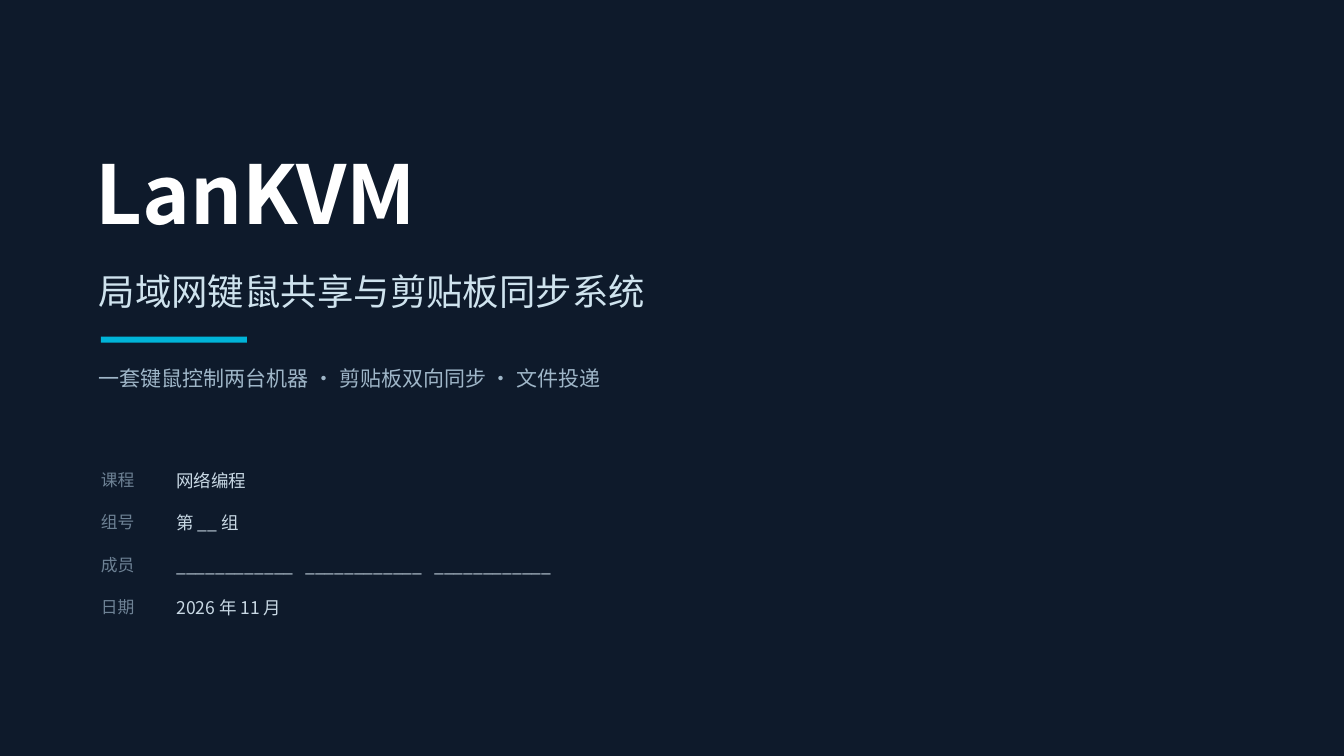
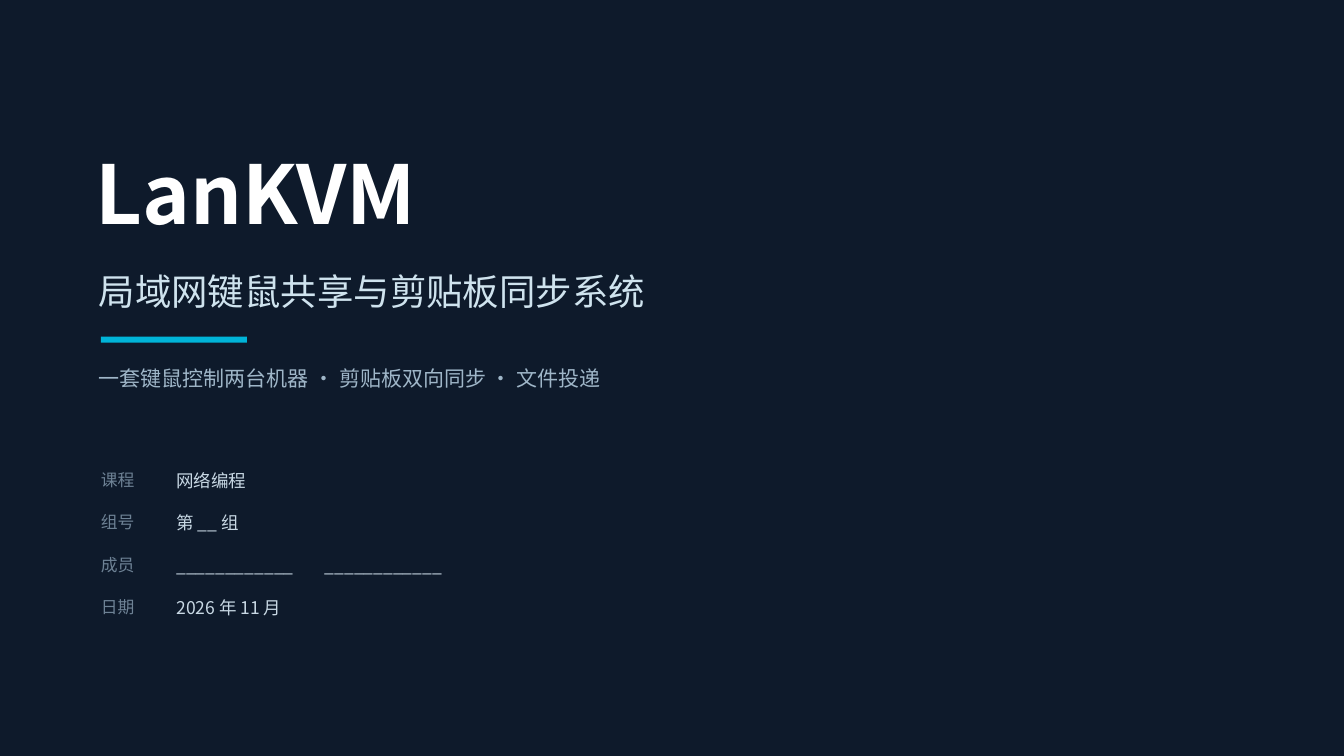
Before and after one commit to Heldegard/Final-Project-for-Network-Programming, a slide deck: slide 1 of LanKVM-期末答辩.pptx. Drawn at 1344x756 pixels with LibreOffice and Linux fonts; fonts in the diff are those of the drawing. Boxes give left, top, right and bottom in pixels: in the first picture for what was removed or moved away, otherwise in the second. Text is boxed around its words. In the diff, an @@ line names an element or a change of style, - is before the commit and + after.

```diff
--- a/LanKVM-期末答辩.pptx
+++ b/LanKVM-期末答辩.pptx
@@ text at bbox=[176, 551, 1084, 583]: text changed @@
-____________ ____________ ____________
+____________ ____________
```
Also in this commit, not shown: 6 other slides changed, 2 slides added, 1 slide removed, 8 other files.
